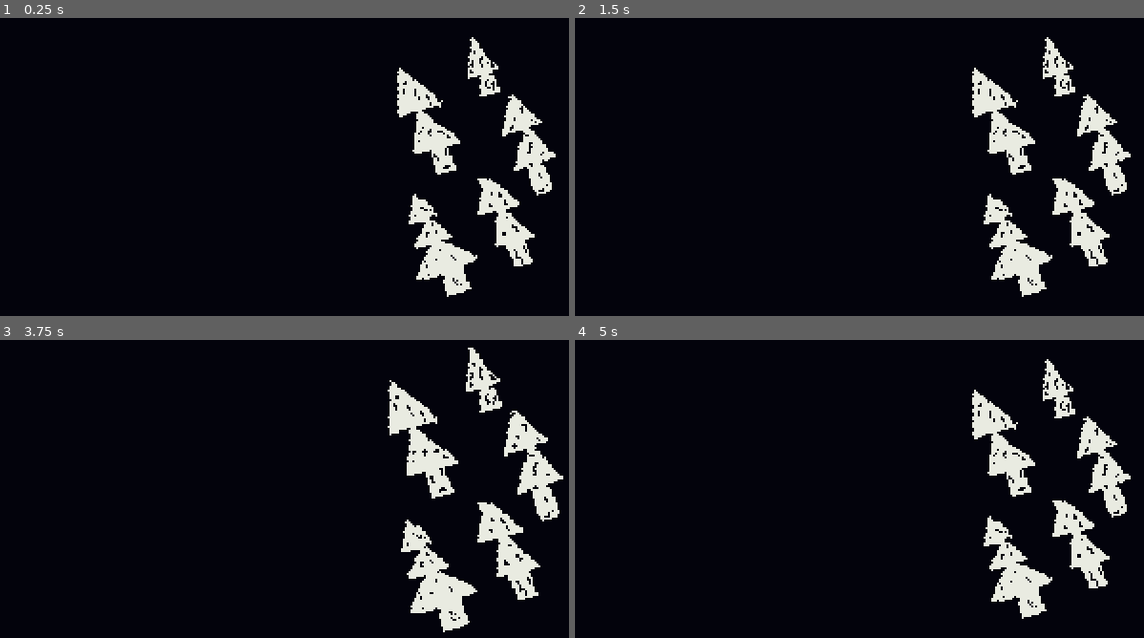
Above: before the commit, frames 1-4 (two rows, left to right).
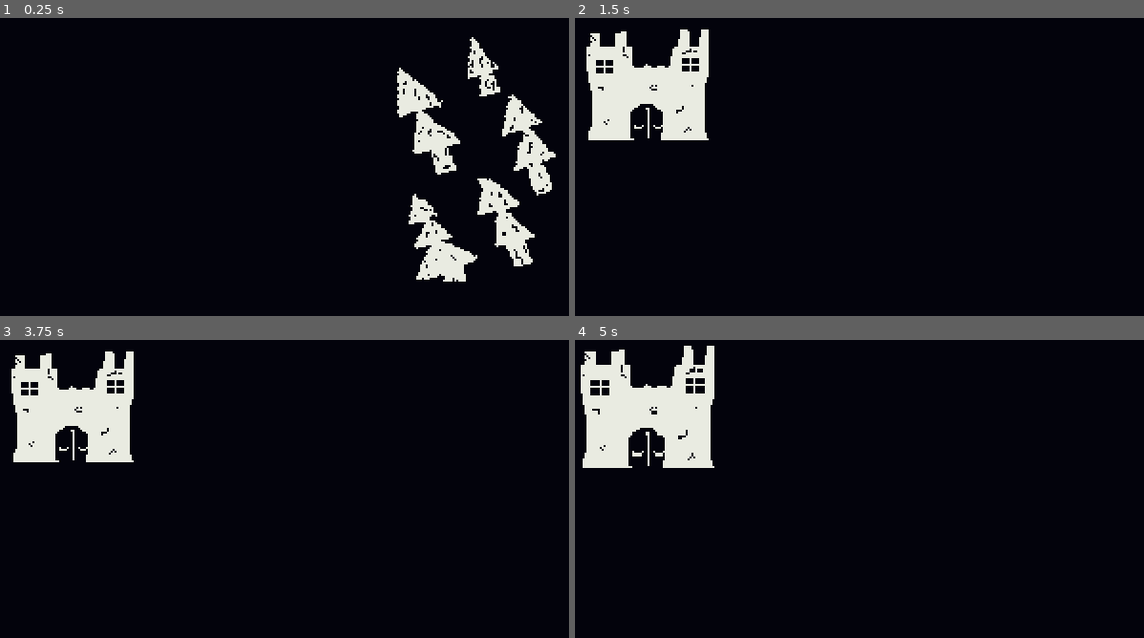
Above: after the commit, the same moments.

Repository: SilentSleeper/GMTK
Game: Godot game, scene res://Scenes/world_map.tscn
Same seed, same stepped clock (60 frames per second), same inputs: the game is played once before the commit and once after it.
Inputs (mouse positions are in pixels of both pictures, inside the frame that each line leads up to):
- Up to frame 1 (0.25 s): no input
- Up to frame 2 (1.5 s): tap Enter at 0.5 s; move the mouse to (1052, 164) at 0.52 s; click (1052, 164) at 0.67 s; tap Space at 1.25 s; move the mouse to (751, 202) at 1.27 s; click (751, 202) at 1.42 s
- Up to frame 3 (3.75 s): tap Enter at 2, 3.5 s; move the mouse to (358, 432) at 2.02 s; click (358, 432) at 2.17 s; tap Space at 2.75 s; move the mouse to (267, 575) at 2.77 s; click (267, 575) at 2.92 s; move the mouse to (477, 560) at 3.52 s; click (477, 560) at 3.67 s
- Up to frame 4 (5 s): tap Space at 4.25 s; move the mouse to (688, 456) at 4.27 s; click (688, 456) at 4.42 s

The runs differ from the first frame. In frame 1, 0.2% of the frame differs, in the area x 77-83%, y 88-94%; in frame 2, 12%; in frame 3, 13%, in the area x 2-99%, y 2-99%; in frame 4, 13%.

Commit message:
Started Local map design

Diff:
--- /dev/null
+++ b/Scenes/castle.tscn
@@ -0,0 +1,16 @@
+[gd_scene load_steps=4 format=3 uid="uid://cnd2artnafrx6"]
+
+[ext_resource type="PackedScene" uid="uid://c27aw3b70omj3" path="res://Scenes/Location_Clickable.tscn" id="1_r1mkv"]
+[ext_resource type="Texture2D" uid="uid://b48h22vkgqifi" path="res://Assets/castle.png" id="2_p6e6l"]
+
+[sub_resource type="RectangleShape2D" id="RectangleShape2D_8ja3m"]
+size = Vector2(65, 59)
+
+[node name="Castle" instance=ExtResource("1_r1mkv")]
+
+[node name="CollisionShape2D" parent="." index="0"]
+position = Vector2(0.5, 3.5)
+shape = SubResource("RectangleShape2D_8ja3m")
+
+[node name="Location_Texture" parent="." index="1"]
+texture = ExtResource("2_p6e6l")
--- a/Scenes/forest.tscn
+++ b/Scenes/forest.tscn
@@ -7,6 +7,7 @@
 size = Vector2(96, 137)
 
 [node name="Forest" instance=ExtResource("1_t7h48")]
+targetScene = "res://Scenes/local_map.tscn"
 
 [node name="CollisionShape2D" parent="." index="0"]
 position = Vector2(-4, 1.5)
--- /dev/null
+++ b/Scenes/local_map.tscn
@@ -0,0 +1,14 @@
+[gd_scene load_steps=3 format=3 uid="uid://iyilf4mcc5wj"]
+
+[ext_resource type="Texture2D" uid="uid://bte2kwru5b8vh" path="res://Assets/Black_background.png" id="1_ulrls"]
+[ext_resource type="PackedScene" uid="uid://cnd2artnafrx6" path="res://Scenes/castle.tscn" id="2_bwvs6"]
+
+[node name="Local_Map" type="Node2D"]
+
+[node name="TextureRect" type="TextureRect" parent="."]
+offset_right = 320.0
+offset_bottom = 180.0
+texture = ExtResource("1_ulrls")
+
+[node name="Castle" parent="." instance=ExtResource("2_bwvs6")]
+position = Vector2(43, 34)
--- a/Scenes/world_map.tscn
+++ b/Scenes/world_map.tscn
@@ -4,6 +4,15 @@
 [ext_resource type="PackedScene" uid="uid://dd0cowapkq8uw" path="res://Scenes/forest.tscn" id="2_b7gke"]
 
 [node name="World_Map" type="Node2D"]
+
+[node name="CanvasLayer" type="CanvasLayer" parent="."]
+
+[node name="TextureRect" type="TextureRect" parent="CanvasLayer"]
+offset_left = 209.0
+offset_top = 140.0
+offset_right = 249.0
+offset_bottom = 180.0
+texture = ExtResource("1_rvr0e")
 
 [node name="TextureRect" type="TextureRect" parent="."]
 offset_right = 320.0
--- a/Scripts/location_clickable.gd
+++ b/Scripts/location_clickable.gd
@@ -1,5 +1,7 @@
 extends Area2D
 @onready var animation_player: AnimationPlayer = $AnimationPlayer
+@export var targetScene: String
+
 
 func _ready() -> void:
 	mouse_entered.connect(_on_mouse_entered)
@@ -11,12 +13,11 @@
 func _on_mouse_exited():
 	animation_player.play_backwards("scaleAnim")
 
+func change_scene(target: String, viewport: Node):
+	viewport.get_tree().change_scene_to_file(targetScene)
+
 func _input_event(viewport: Node, event: InputEvent, shape_idx: int):
 	if event is InputEventMouseButton and event.pressed:
 		match event.button_index:
 			MOUSE_BUTTON_LEFT:
-				print("Left mouse button")
-			MOUSE_BUTTON_WHEEL_UP:
-				print("Scroll wheel up")
-			MOUSE_BUTTON_WHEEL_DOWN:
-				print("Scroll wheel down")
+				change_scene(targetScene, viewport)
Binary file added: Assets/castle.png
Not shown, added: Assets/castle.png.import
